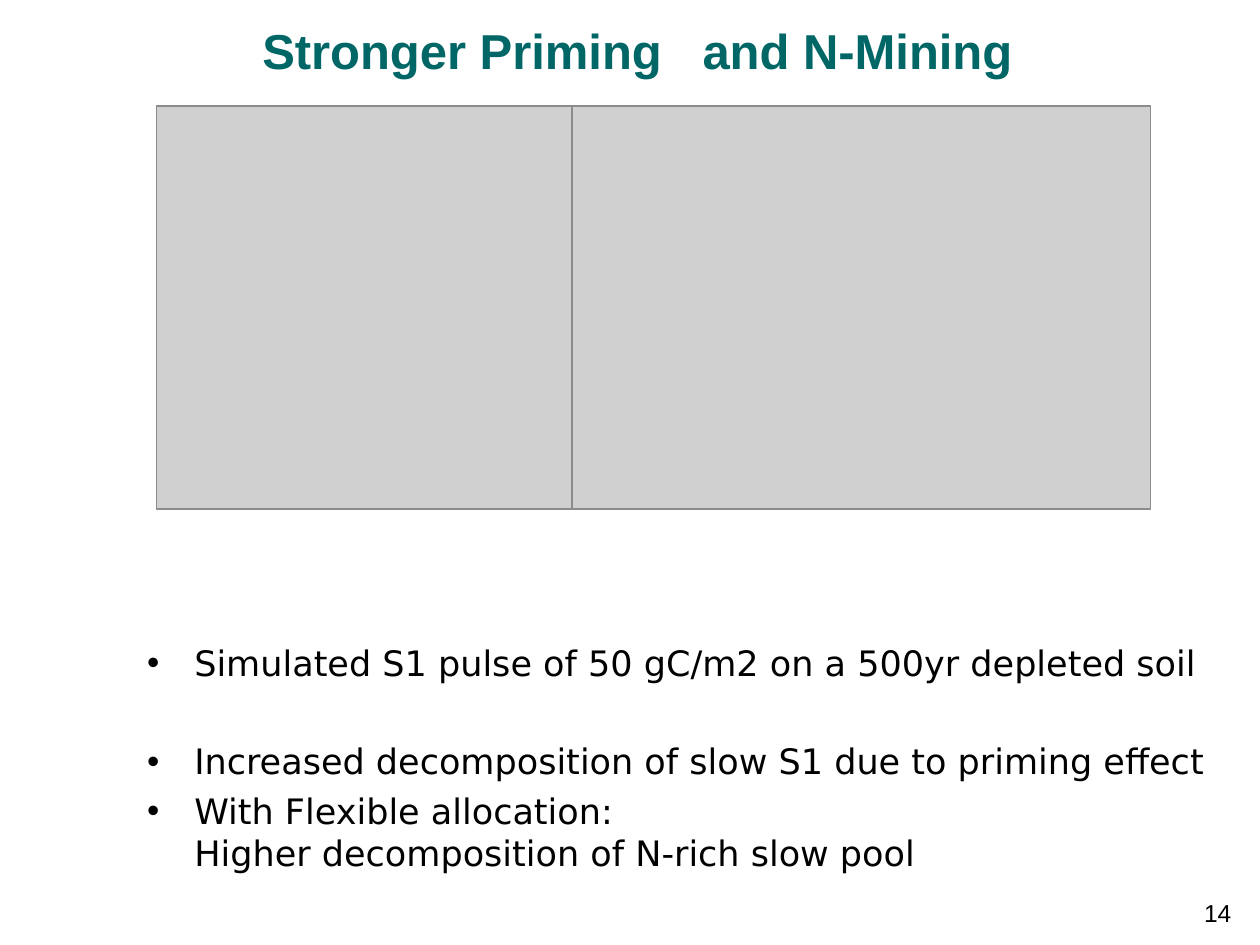
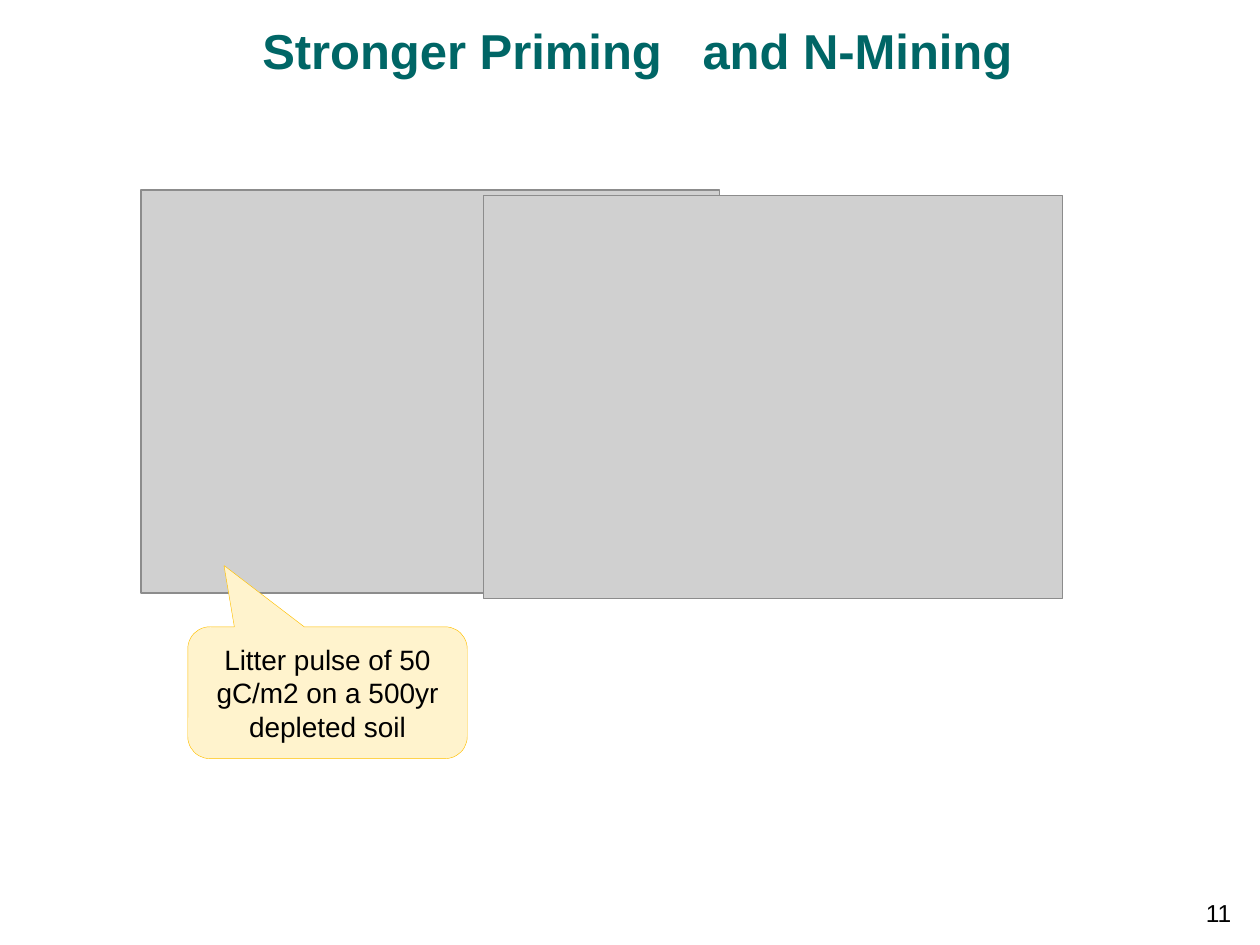
Before and after one commit to bgctw/sesam, a slide deck: slide 11 of inst/egu14/wutzler1404_vienna_stoichiometry.pptx (slide 14 before the commit). Drawn at 1260x945 pixels with LibreOffice and Linux fonts; fonts in the diff are those of the drawing; grey boxes stand for pictures; background and template pictures are left out. Boxes give left, top, right and bottom in pixels: in the first picture for what was removed or moved away, otherwise in the second. Text is boxed around its words. In the diff, an @@ line names an element or a change of style, - is before the commit and + after.

```diff
--- a/inst/egu14/wutzler1404_vienna_stoichiometry.pptx
+++ b/inst/egu14/wutzler1404_vienna_stoichiometry.pptx
@@ picture removed at (x1=572, y1=106, x2=1150, y2=509) @@
@@ picture moved from (x1=156, y1=106, x2=735, y2=509) to (x1=141, y1=190, x2=719, y2=593) @@
@@ picture added at (x1=484, y1=195, x2=1062, y2=598) @@
@@ rounded speech box added at (x1=188, y1=627, x2=467, y2=760), fill #FFF3CD, outline #FFC000 0.25 pt, 16 pt, text #000000 @@
+Litter pulse of 50 gC/m2 on a 500yr depleted soil
@@ text removed at (x1=194, y1=649, x2=1203, y2=874) @@
-• Simulated S1 pulse of 50 gC/m2 on a 500yr depleted soil
-• Increased decomposition of slow S1 due to priming effect
-• With Flexible allocation:
-  Higher decomposition of N-rich slow pool
@@ page number at (x1=1206, y1=905, x2=1231, y2=922): text changed @@
-14
+11
```
Also in this commit, not shown: 8 other slides changed, 3 slides added, 3 slides removed, 11 other files.
